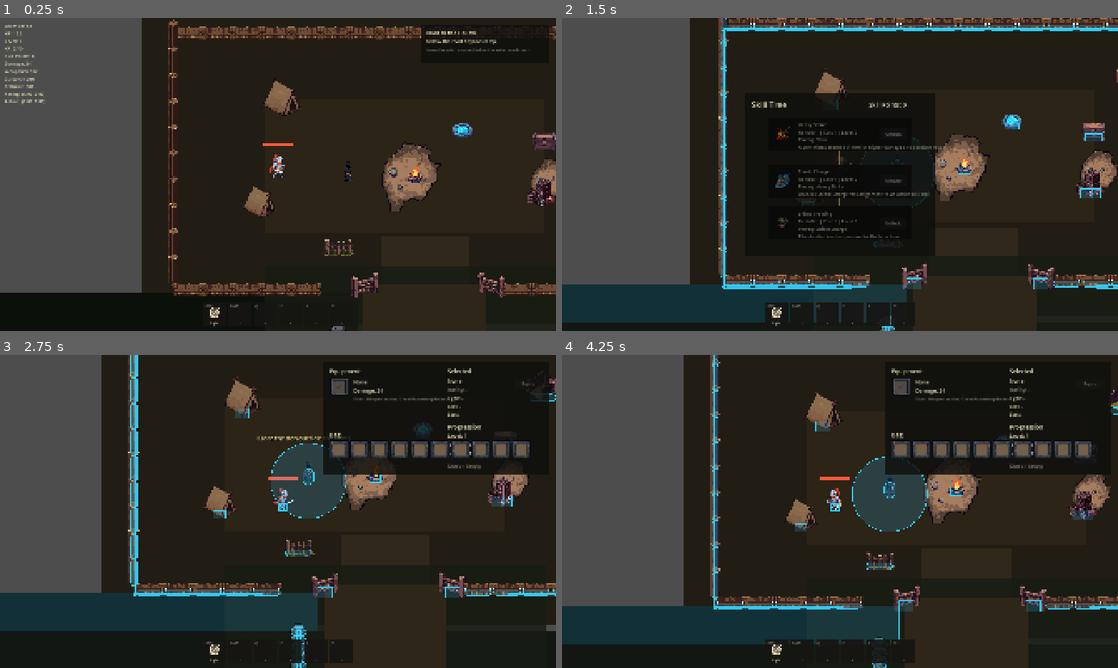
Above: before the commit, frames 1-4 (two rows, left to right).
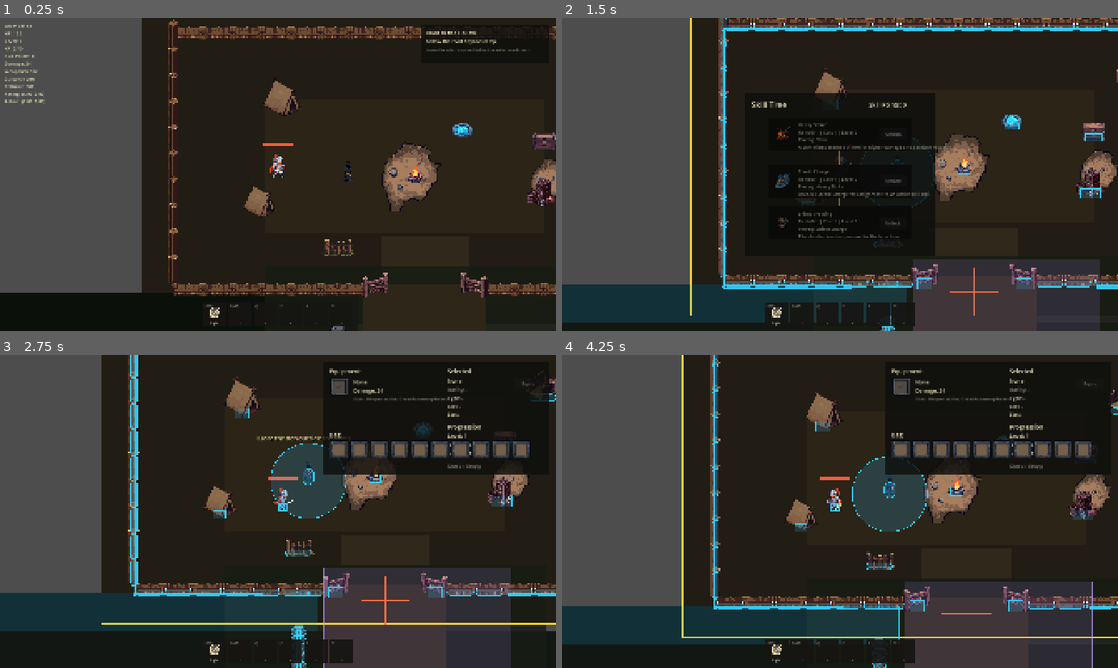
Above: after the commit, the same moments.

Repository: wq1456728/prototype-alpha
Game: Godot game, scene res://scenes/world/main_world.tscn
Same seed, same stepped clock (60 frames per second), same inputs: the game is played once before the commit and once after it. Sound files missing from this copy of the repository are replaced by a short silence.
Inputs (mouse positions are in pixels of both pictures, inside the frame that each line leads up to):
- Up to frame 1 (0.25 s): no input
- Up to frame 2 (1.5 s): tap Enter at 0.5 s; move the mouse to (962, 158) at 0.52 s; hold Right (ui_right) 0.53-1.28 s; tap P at 0.6 s; click (962, 158) at 0.67 s; tap Space at 0.77 s; move the mouse to (728, 190) at 1.27 s; hold Down (ui_down) from 1.28 s (still down); tap K at 1.35 s
- Up to frame 3 (2.75 s): tap Space at 1.52 s; move the mouse to (333, 442) at 2.02 s; release Down (ui_down) at 2.03 s; hold Right (ui_right) from 2.03 s (still down); tap B at 2.1 s
- Up to frame 4 (4.25 s): move the mouse to (812, 574) at 2.77 s; release Right (ui_right) at 2.78 s; hold Up (ui_up) 2.78-3.53 s; tap R at 2.85 s; click (812, 574) at 2.92 s; tap Space at 3.02, 3.77 s; move the mouse to (1006, 558) at 3.52 s; hold Left (ui_left) from 3.53 s (still down); tap Tab at 3.6 s

The runs differ from the first frame. In frame 1, 1.0% of the frame differs, in the area x 57-100%, y 81-90%; in frame 2, 8.2%; in frame 3, 11%, in the area x 18-100%, y 68-100%; in frame 4, 10%.

Commit message:
Fix camp gate fence joins

Diff:
--- a/scripts/debug/collision_debug_overlay.gd
+++ b/scripts/debug/collision_debug_overlay.gd
@@ -6,7 +6,13 @@
 const DISABLED_OUTLINE_COLOR := Color(1.0, 0.35, 0.28, 0.65)
 const BOUNDARY_EDGE_FILL_COLOR := Color(0.15, 1.0, 0.35, 0.10)
 const BOUNDARY_EDGE_OUTLINE_COLOR := Color(0.15, 1.0, 0.35, 0.55)
+const TOWN_BOUNDARY_LINE_COLOR := Color(1.0, 0.86, 0.18, 0.95)
+const TOWN_EXIT_LINE_COLOR := Color(1.0, 0.42, 0.18, 0.95)
+const WILDERNESS_START_LINE_COLOR := Color(0.34, 1.0, 0.52, 0.95)
+const CONNECTION_CORRIDOR_COLOR := Color(0.7, 0.56, 1.0, 0.14)
+const CONNECTION_CORRIDOR_OUTLINE := Color(0.76, 0.64, 1.0, 0.7)
 const OUTLINE_WIDTH := 2.0
+const REGION_LINE_WIDTH := 4.0
 
 
 func _ready() -> void:
@@ -24,6 +30,7 @@
 	var root := get_tree().current_scene
 	if root == null:
 		return
+	_draw_world_region_guides(root)
 	_draw_collision_shapes(root)
 
 
@@ -49,6 +56,47 @@
 		_draw_circle(shape_node, shape_node.shape as CircleShape2D, fill_color, outline_color)
 	elif shape_node.shape is CapsuleShape2D:
 		_draw_capsule(shape_node, shape_node.shape as CapsuleShape2D, fill_color, outline_color)
+
+
+func _draw_world_region_guides(root: Node) -> void:
+	if root.has_method("get_town_bounds_rect"):
+		var town_bounds: Rect2 = root.call("get_town_bounds_rect")
+		_draw_horizontal_guide(town_bounds.position.y, town_bounds.position.x, town_bounds.end.x, TOWN_BOUNDARY_LINE_COLOR)
+		_draw_horizontal_guide(town_bounds.end.y, town_bounds.position.x, town_bounds.end.x, TOWN_BOUNDARY_LINE_COLOR)
+		_draw_vertical_guide(town_bounds.position.x, town_bounds.position.y, town_bounds.end.y, TOWN_BOUNDARY_LINE_COLOR)
+		_draw_vertical_guide(town_bounds.end.x, town_bounds.position.y, town_bounds.end.y, TOWN_BOUNDARY_LINE_COLOR)
+	if root.has_method("get_town_exit_socket_position"):
+		var town_exit: Vector2 = root.call("get_town_exit_socket_position")
+		_draw_cross_guide(town_exit, TOWN_EXIT_LINE_COLOR, 72.0)
+	if root.has_method("get_wilderness_start_socket_position"):
+		var wilderness_start: Vector2 = root.call("get_wilderness_start_socket_position")
+		if wilderness_start != Vector2.ZERO:
+			_draw_cross_guide(wilderness_start, WILDERNESS_START_LINE_COLOR, 72.0)
+	if root.has_method("get_town_connection_corridor_rect"):
+		var corridor: Rect2 = root.call("get_town_connection_corridor_rect")
+		if corridor.size.x > 0.0 and corridor.size.y > 0.0:
+			var points := PackedVector2Array([
+				corridor.position,
+				Vector2(corridor.end.x, corridor.position.y),
+				corridor.end,
+				Vector2(corridor.position.x, corridor.end.y),
+			])
+			draw_colored_polygon(points, CONNECTION_CORRIDOR_COLOR)
+			points.append(corridor.position)
+			draw_polyline(points, CONNECTION_CORRIDOR_OUTLINE, OUTLINE_WIDTH)
+
+
+func _draw_horizontal_guide(y: float, left: float, right: float, color: Color) -> void:
+	draw_line(Vector2(left, y), Vector2(right, y), color, REGION_LINE_WIDTH)
+
+
+func _draw_vertical_guide(x: float, top: float, bottom: float, color: Color) -> void:
+	draw_line(Vector2(x, top), Vector2(x, bottom), color, REGION_LINE_WIDTH)
+
+
+func _draw_cross_guide(center: Vector2, color: Color, radius: float) -> void:
+	draw_line(center + Vector2(-radius, 0), center + Vector2(radius, 0), color, REGION_LINE_WIDTH)
+	draw_line(center + Vector2(0, -radius), center + Vector2(0, radius), color, REGION_LINE_WIDTH)
 
 
 func _draw_rectangle(shape_node: CollisionShape2D, rectangle: RectangleShape2D, fill_color: Color, outline_color: Color) -> void:
--- a/scripts/world/main_world.gd
+++ b/scripts/world/main_world.gd
@@ -327,8 +327,8 @@
 	var right_x := MAIN_WORLD_TOWN_BOUNDS.end.x - 95.0
 	var top_y := MAIN_WORLD_TOWN_BOUNDS.position.y + 85.0
 	var bottom_y := MAIN_WORLD_TOWN_BOUNDS.end.y - 85.0
-	var gate_left_x := _town_center_x() - 176.0
-	var gate_right_x := _town_center_x() + 196.0
+	var gate_left_x := _town_center_x() - 145.0
+	var gate_right_x := _town_center_x() + 145.0
 	var horizontal_spacing := 86.0
 	var vertical_spacing := 76.0
 	var horizontal_fence_collision := Vector2(77, 18)
@@ -343,18 +343,20 @@
 
 	segment_index = 0
 	x = left_x + horizontal_spacing * 0.5
-	while x < gate_left_x - 128.0:
+	while x < gate_left_x - 116.0:
 		_add_camp_prop_body(parent, "SouthWestFence%02d" % segment_index, _camp_asset("wood_fence_straight"), Vector2(x, bottom_y), 1.12, "capsule_h", horizontal_fence_collision, horizontal_fence_offset)
 		segment_index += 1
 		x += horizontal_spacing
+	_add_camp_prop_body(parent, "SouthWestFenceGateJoin", _camp_asset("wood_fence_straight"), Vector2(gate_left_x - 74.0, bottom_y), 1.12, "capsule_h", horizontal_fence_collision, horizontal_fence_offset)
 
 	segment_index = 0
 	_add_camp_prop_body(parent, "SouthEastFenceGateJoin", _camp_asset("wood_fence_straight"), Vector2(gate_right_x + 74.0, bottom_y), 1.12, "capsule_h", horizontal_fence_collision, horizontal_fence_offset)
-	x = gate_right_x + 74.0 + horizontal_spacing
+	x = gate_right_x + 160.0
 	while x < right_x - horizontal_spacing * 0.5:
 		_add_camp_prop_body(parent, "SouthEastFence%02d" % segment_index, _camp_asset("wood_fence_straight"), Vector2(x, bottom_y), 1.12, "capsule_h", horizontal_fence_collision, horizontal_fence_offset)
 		segment_index += 1
 		x += horizontal_spacing
+	_add_camp_prop_body(parent, "SouthEastFenceCornerJoin", _camp_asset("wood_fence_straight"), Vector2(right_x - 48.0, bottom_y), 1.12, "capsule_h", horizontal_fence_collision, horizontal_fence_offset)
 
 	segment_index = 0
 	var y := top_y + vertical_spacing * 0.5
--- a/tools/smoke_task30_camp_assembly.gd
+++ b/tools/smoke_task30_camp_assembly.gd
@@ -22,6 +22,8 @@
 	if not _validate_nodes(scene):
 		return
 	if not _validate_fence_orientation(scene):
+		return
+	if not _validate_gate_fence_joins(scene):
 		return
 	if not _validate_interaction_placeholder(scene):
 		return
@@ -46,6 +48,9 @@
 		"FixedTown/Props/NorthFence00",
 		"FixedTown/Props/WestSideFence00",
 		"FixedTown/Props/EastSideFence00",
+		"FixedTown/Props/SouthWestFenceGateJoin",
+		"FixedTown/Props/SouthEastFenceGateJoin",
+		"FixedTown/Props/SouthEastFenceCornerJoin",
 		"FixedTown/Props/CampGateLeftPost",
 		"FixedTown/Props/CampGateRightPost",
 		"FixedTown/Props/CampTentNorthWest",
@@ -110,6 +115,32 @@
 	return true
 
 
+func _validate_gate_fence_joins(scene: Node) -> bool:
+	var left_gate := scene.get_node("FixedTown/Props/CampGateLeftPost") as Node2D
+	var right_gate := scene.get_node("FixedTown/Props/CampGateRightPost") as Node2D
+	var left_join := scene.get_node("FixedTown/Props/SouthWestFenceGateJoin") as Node2D
+	var right_join := scene.get_node("FixedTown/Props/SouthEastFenceGateJoin") as Node2D
+	var right_corner_join := scene.get_node("FixedTown/Props/SouthEastFenceCornerJoin") as Node2D
+	if left_gate == null or right_gate == null or left_join == null or right_join == null or right_corner_join == null:
+		_fail("missing_gate_join_node")
+		return false
+	var left_spacing := left_gate.global_position.x - left_join.global_position.x
+	var right_spacing := right_join.global_position.x - right_gate.global_position.x
+	if absf(left_spacing - right_spacing) > 4.0:
+		_fail("gate_join_asymmetry left=%.2f right=%.2f" % [left_spacing, right_spacing])
+		return false
+	if absf(left_gate.global_position.y - right_gate.global_position.y) > 1.0:
+		_fail("gate_posts_not_level")
+		return false
+	if absf(left_join.global_position.y - right_join.global_position.y) > 1.0:
+		_fail("gate_joins_not_level")
+		return false
+	if right_corner_join.global_position.x <= right_join.global_position.x:
+		_fail("south_east_corner_join_not_after_gate_join")
+		return false
+	return true
+
+
 func _validate_interaction_placeholder(scene: Node) -> bool:
 	var area := scene.get_node("FixedTown/NPCPlaceholders/QuestGiverPlaceholder/InteractionArea") as Area2D
 	if area == null:
